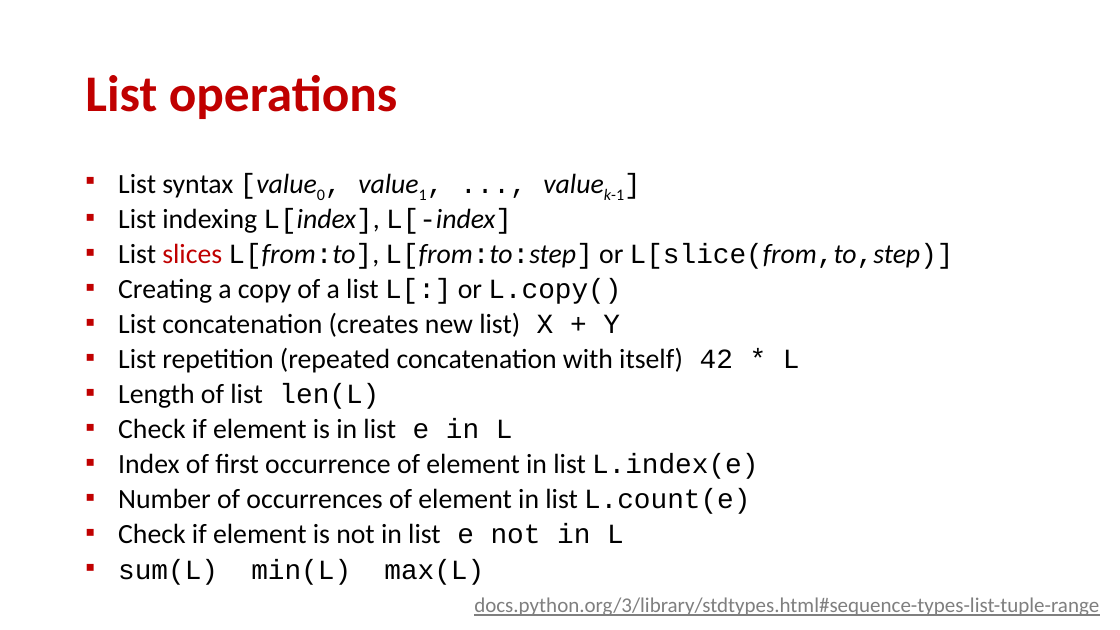
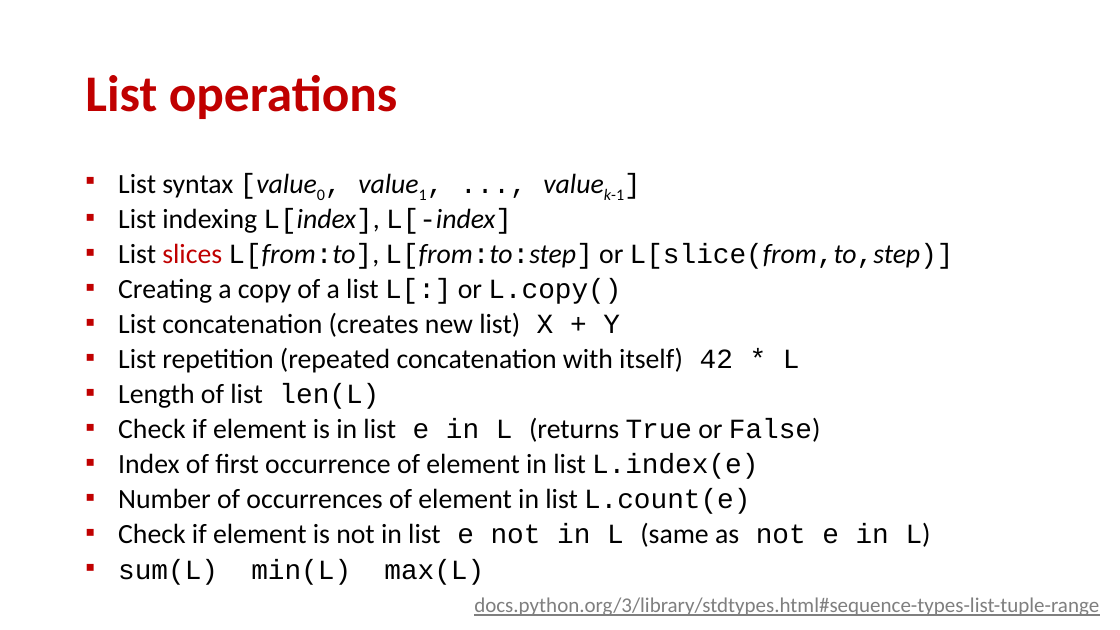
Before and after one commit to gsbrodal/gsbrodal.github.io, a slide deck: slide 2 of ipsa/slides/lists.pptx. Drawn at 1120x630 pixels with LibreOffice and Linux fonts; fonts in the diff are those of the drawing. Boxes give left, top, right and bottom in pixels: in the first picture for what was removed or moved away, otherwise in the second. Text is boxed around its words. In the diff, an @@ line names an element or a change of style, - is before the commit and + after.

Commit message:
slides operations and lists

```diff
--- a/ipsa/slides/lists.pptx
+++ b/ipsa/slides/lists.pptx
@@ text at (118, 418, 821, 442): text changed @@
-▪ Check if element is in list e in L
+▪ Check if element is in list e in L (returns True or False)
@@ text at (118, 523, 931, 547): text changed @@
-▪ Check if element is not in list e not in L
+▪ Check if element is not in list e not in L (same as not e in L)
```
Also in this commit, not shown: 1 other slide changed, 8 other files.
